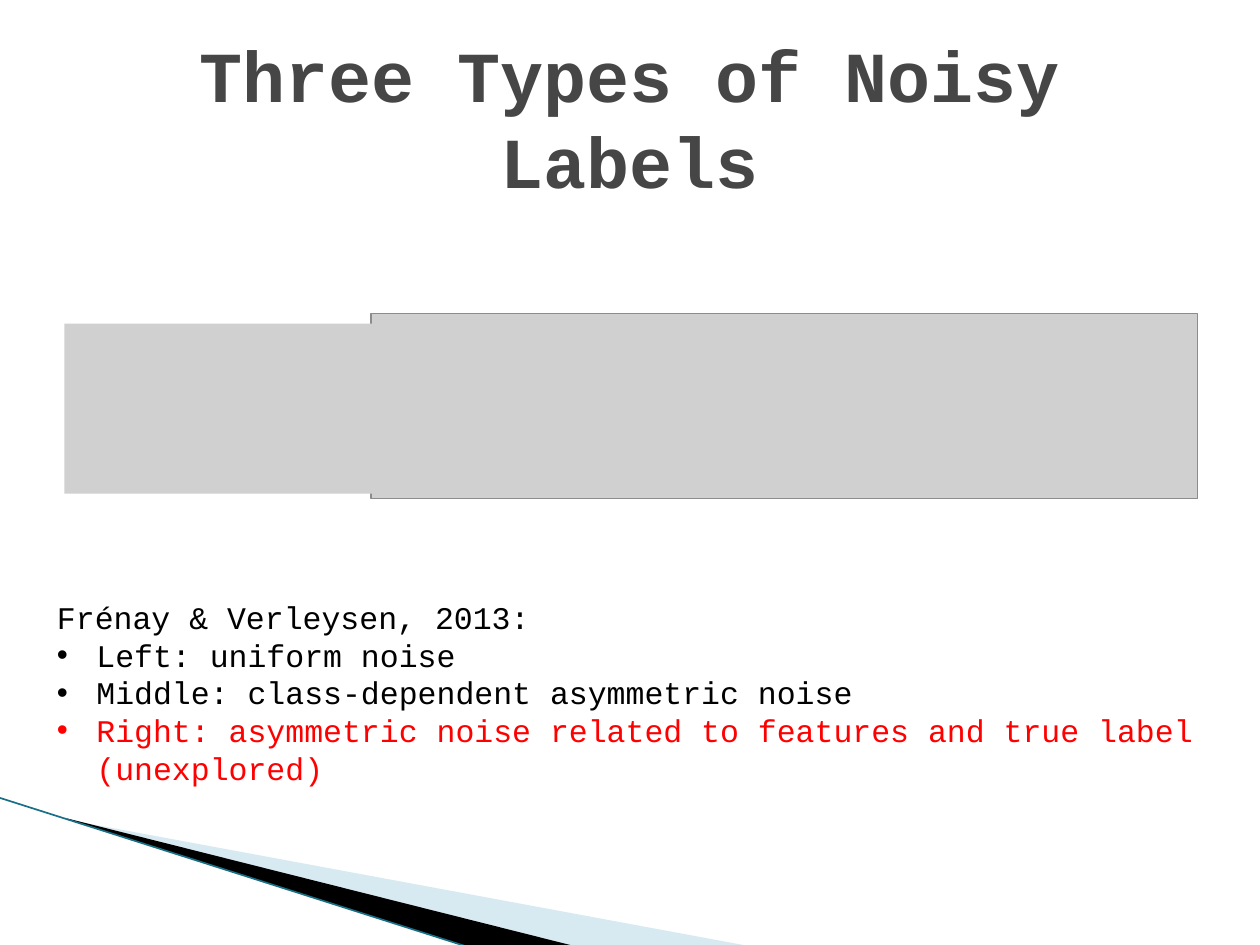
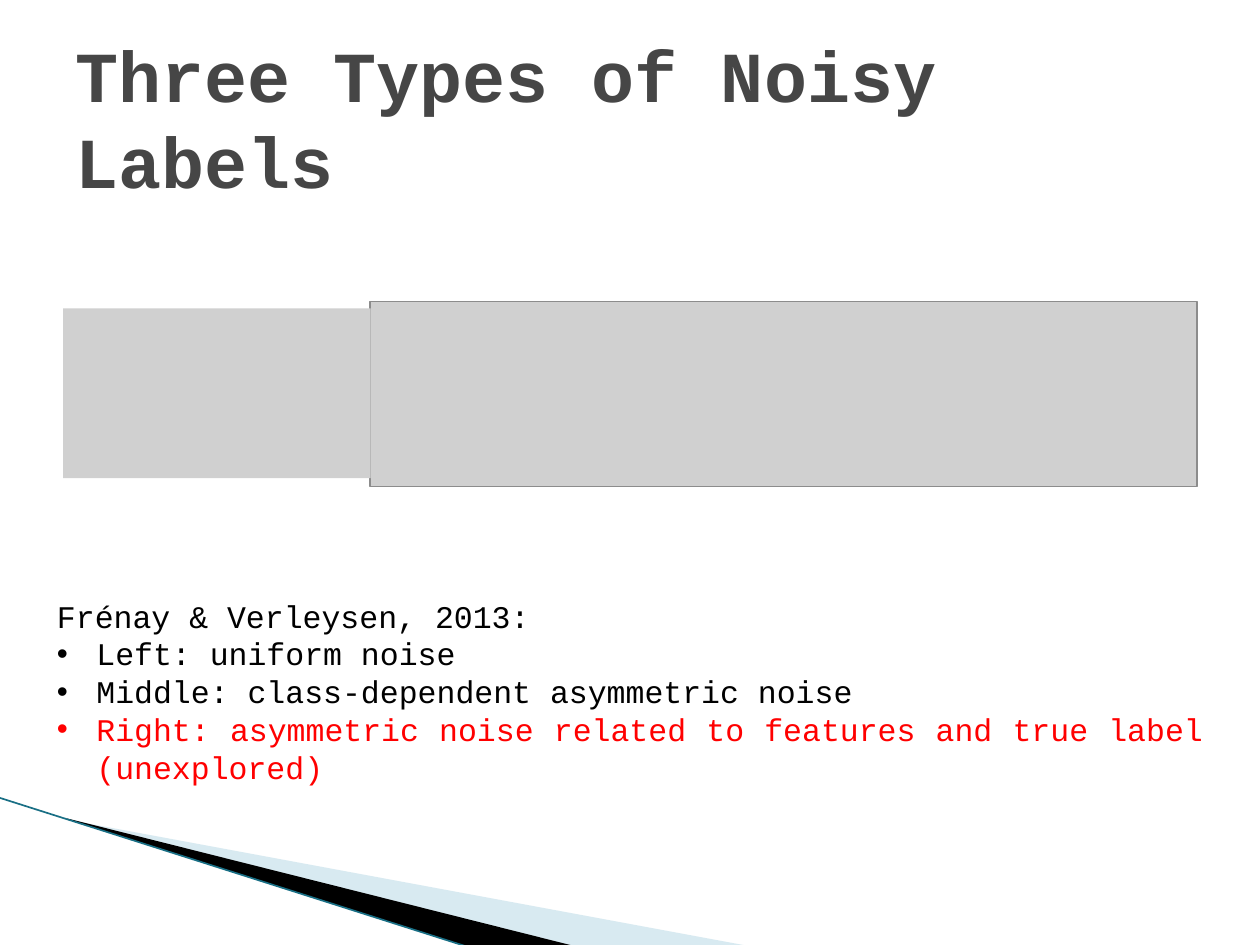
Before and after one commit to huangkaiyikatherine/nexperia, a slide deck: slide 2 of Recent Works on Noisy Labels Robustness.pptx. Drawn at 1260x945 pixels with LibreOffice and Linux fonts; fonts in the diff are those of the drawing; grey boxes stand for pictures; background and template pictures are left out. Boxes give left, top, right and bottom in pixels: in the first picture for what was removed or moved away, otherwise in the second. Text is boxed around its words. In the diff, an @@ line names an element or a change of style, - is before the commit and + after.

Commit message:
literature review on noisy labels robustness v2

```diff
--- a/Recent Works on Noisy Labels Robustness.pptx
+++ b/Recent Works on Noisy Labels Robustness.pptx
@@ title "Three Types of Noisy Labels" at bbox=[75, 51, 936, 189]: alignment centre to left @@
@@ picture: place and size @@
-picture at bbox=[64, 324, 372, 494]
+picture at bbox=[63, 309, 370, 479]
@@ picture: place and size @@
-picture at bbox=[370, 314, 1197, 499]
+picture at bbox=[370, 301, 1197, 486]
@@ text "Frénay & Verleysen, 2013:" at bbox=[57, 605, 1202, 748]: alignment left to justified @@
```
Also in this commit, not shown: 9 other slides changed.
